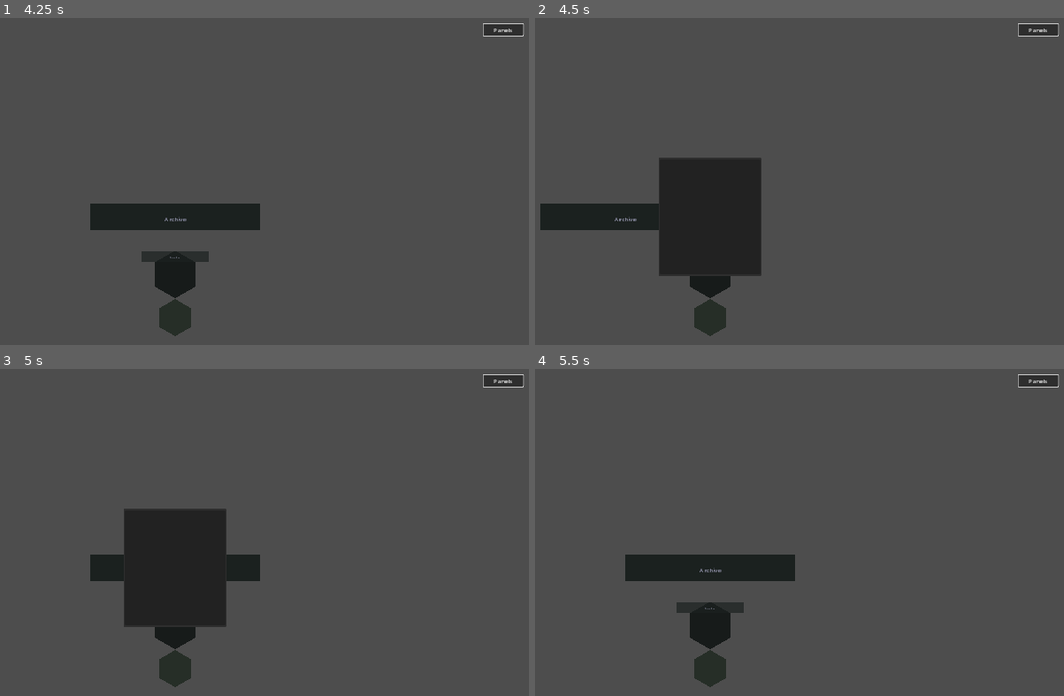
Above: before the commit, frames 1-4 (two rows, left to right).
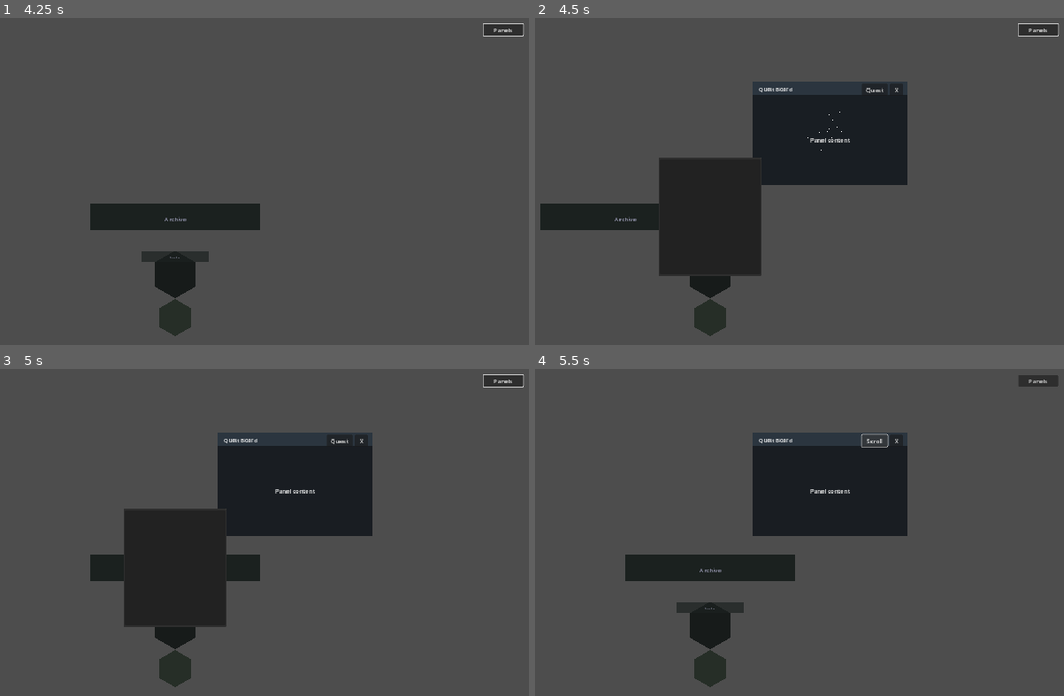
Above: after the commit, the same moments.

Repository: Kiriketsuki/agenKic-orKistrator
Game: Godot game, scene res://scenes/main.tscn
Same seed, same stepped clock (60 frames per second), same inputs: the game is played once before the commit and once after it.
Inputs (mouse positions are in pixels of both pictures, inside the frame that each line leads up to):
- Up to frame 1 (4.25 s): click "Panels" at 0.5 s; tap Enter at 1.25, 2.75 s; move the mouse to (333, 197) at 1.27 s; hold E (rotate_right) 1.28-2 s; hold K (toggle_quest_board, bound only after the commit) 1.28-2 s; click (333, 197) at 1.42 s; tap Space at 2, 3.5 s; drag from (31, 237) to (137, 295) at 2.02 s; move the mouse to (243, 129) at 2.77 s; hold E (rotate_right) 2.78-3.5 s; hold W (scroll_up) 2.78-3.5 s; tap K (toggle_quest_board, bound only after the commit) at 3.05 s; drag from (137, 295) to (outside the picture) at 3.52 s
- Up to frame 2 (4.5 s): tap Enter at 4.25 s; move the mouse to (921, 276) at 4.27 s; hold Q (rotate_left) from 4.28 s (still down); hold K (toggle_quest_board, bound only after the commit) from 4.28 s (still down)
- Up to frame 3 (5 s): keep holding Q (rotate_left); keep holding K (toggle_quest_board, bound only after the commit); tap F (panel_fullscreen) at 4.9 s
- Up to frame 4 (5.5 s): release Q (rotate_left) at 5 s; release K (toggle_quest_board, bound only after the commit) at 5 s; click (873, 440) at 5 s, where only the run after the commit has a clickable "Quest"

Frame 1 is identical in both runs. In frame 2, 9.1% of the frame differs, in the area x 41-71%, y 19-52%; in frame 3, 9.1%; in frame 4, 9.3%, in the area x 41-100%, y 1-52%.
Error after the commit: Parse Error: Preload file "res://scenes/quest_board_view.tscn" does not exist. (res://scripts/panels/panel_content_router.gd:10)

Commit message:
feat(panels): quest-board singleton panel + K hotkey (#118)
Adds the toggle_quest_board input action (K, keycode 75 — verified
free against the existing W/S/Q/E/M/Tab/F/Ctrl+T/Ctrl+\/Ctrl+Shift+R/P
bindings). PanelManager gains QUEST_BOARD_PANEL_ID, open_quest_board()
(empty agent_id, so _save_layout's mode_preferences write and
_validated_mode's scroll/terminal check are never involved) and
_toggle_quest_board(). PanelContentRouter gains a "quest" mode that
mounts quest_board_view.tscn via the standard
setup(panel, agent_data, bridge) convention (agent_data is null).

Character-key hotkeys (f/p/k) are now gated behind a new
_focus_owner_accepts_text() guard (LineEdit/TextEdit focus, or a live
godot-xterm Terminal) so the quest board's text fields — the panel
framework's first in-panel text entry — never leak keystrokes into
global hotkeys. This also closes a latent hazard on the pre-existing
f/p bindings that this task's text fields are the first to expose.

Diff:
--- a/godot/project.godot
+++ b/godot/project.godot
@@ -85,3 +85,7 @@
 "deadzone": 0.5,
 "events": [Object(InputEventKey,"resource_local_to_scene":false,"resource_name":"","device":-1,"window_id":0,"alt_press …(193 unchanged characters)…
 }
+toggle_quest_board={
+"deadzone": 0.5,
+"events": [Object(InputEventKey,"resource_local_to_scene":false,"resource_name":"","device":-1,"window_id":0,"alt_pressed":false,"shift_pressed":false,"ctrl_pressed":false,"meta_pressed":false,"pressed":false,"keycode":75,"physical_keycode":0,"key_label":0,"unicode":107,"location":0,"echo":false,"script":null)]
+}
--- a/godot/scripts/panel_manager.gd
+++ b/godot/scripts/panel_manager.gd
@@ -19,6 +19,10 @@
 const SCROLL_PANEL_ID: String = "spell-scroll"
 const SCROLL_WIDTH_RATIO: float = 0.4
 const SCROLL_SLIDE_DURATION: float = 0.28
+
+## Singleton panel id for the quest board (#118) — a non-agent panel (empty
+## agent_id) mounted via PanelContentRouter's "quest" mode.
+const QUEST_BOARD_PANEL_ID: String = "quest-board"
 
 var master_ratio: float = MASTER_RATIO_DEFAULT
 var left_tree: DwindleTree = DwindleTree.new("left")
@@ -306,7 +310,15 @@
 
 
 func _handle_hotkeys(event: InputEvent) -> void:
-	if event.is_action_pressed("panel_fullscreen") and _active_panel != null:
+	# Character-key hotkeys (f/p/k) must never fire while the user is typing
+	# into a text field — the quest board (#118) introduces the panel
+	# framework's first in-panel text-entry form, which first exposes this
+	# pre-existing latent hazard (PanelManager._handle_hotkeys runs in
+	# _input(), before GUI focus consumes the key in _gui_input). Ctrl-chord
+	# and non-character actions below are left ungated, matching prior
+	# behavior.
+	var typing: bool = _focus_owner_accepts_text()
+	if event.is_action_pressed("panel_fullscreen") and not typing and _active_panel != null:
 		_active_panel.toggle_fullscreen()
 		get_viewport().set_input_as_handled()
 	elif event.is_action_pressed("ui_cancel"):
@@ -321,8 +333,11 @@
 	elif event.is_action_pressed("reset_panel_layout"):
 		reset_layout()
 		get_viewport().set_input_as_handled()
-	elif event.is_action_pressed("toggle_panel_menu"):
+	elif event.is_action_pressed("toggle_panel_menu") and not typing:
 		_toggle_panel_menu()
+		get_viewport().set_input_as_handled()
+	elif event.is_action_pressed("toggle_quest_board") and not typing:
+		_toggle_quest_board()
 		get_viewport().set_input_as_handled()
 	elif event.is_action_pressed("toggle_terminal"):
 		# Do not steal Ctrl+T away from a focused live-PTY terminal: a shell,
@@ -354,6 +369,21 @@
 	return false
 
 
+## True when the viewport's current keyboard focus owner is a text-entry
+## Control (LineEdit/TextEdit) or a live godot-xterm Terminal — i.e. typed
+## characters should reach that widget rather than being intercepted here as
+## a global single-key hotkey. Introduced by the quest board (#118), whose
+## form fields are the panel framework's first in-panel text entry.
+func _focus_owner_accepts_text() -> bool:
+	var viewport: Viewport = get_viewport()
+	if viewport == null:
+		return false
+	var focus_owner: Control = viewport.gui_get_focus_owner()
+	if focus_owner is LineEdit or focus_owner is TextEdit:
+		return true
+	return _focus_owner_is_live_terminal()
+
+
 ## Ctrl+T global toggle — flips the scroll-singleton panel (falling back to
 ## whichever panel is currently focused) between "scroll" and "terminal"
 ## mode, mirroring the Disenchant/Enchant buttons. Routes through
@@ -534,6 +564,22 @@
 
 func _open_agent_panel(agent_id: String) -> void:
 	open_scroll_panel(agent_id)
+
+
+## Opens (or focuses) the singleton quest-board panel (#118). Uses an empty
+## agent_id deliberately — the quest board is not scoped to any agent, so
+## _save_layout()'s `if not agent_id.is_empty()` guard never writes a
+## mode_preferences entry for it, and _validated_mode() (which only allows
+## "scroll"/"terminal") is never consulted for this panel's mode.
+func open_quest_board() -> PanelBase:
+	return open_panel(QUEST_BOARD_PANEL_ID, "Quest Board", "", "quest")
+
+
+func _toggle_quest_board() -> void:
+	if panels_by_id.has(QUEST_BOARD_PANEL_ID):
+		close_panel(QUEST_BOARD_PANEL_ID)
+	else:
+		open_quest_board()
 
 
 ## Opens (or retargets) the singleton spell-scroll panel for `agent_id`.
--- a/godot/scripts/panels/panel_content_router.gd
+++ b/godot/scripts/panels/panel_content_router.gd
@@ -7,6 +7,7 @@
 
 const SPELL_SCROLL_SCENE: PackedScene = preload("res://scenes/spell_scroll_view.tscn")
 const TERMINAL_SCENE: PackedScene = preload("res://scenes/terminal_view.tscn")
+const QUEST_BOARD_SCENE: PackedScene = preload("res://scenes/quest_board_view.tscn")
 const INJECTED_CONTENT_NAME: String = "InjectedContent"
 const CONTENT_MARGIN_DEFAULT: int = 12
 
@@ -40,6 +41,17 @@
 			content_root.add_child(terminal_view)
 			if terminal_view.has_method("setup"):
 				terminal_view.call("setup", panel, agent_data, bridge)
+		"quest":
+			if placeholder != null:
+				placeholder.visible = false
+			_set_content_margins(content_root, 0)
+			var quest_view: Control = QUEST_BOARD_SCENE.instantiate() as Control
+			quest_view.name = INJECTED_CONTENT_NAME
+			content_root.add_child(quest_view)
+			if quest_view.has_method("setup"):
+				# agent_data is always null for the quest board — it is not
+				# agent-scoped (see PanelManager.open_quest_board()).
+				quest_view.call("setup", panel, agent_data, bridge)
 		_:
 			# Genuinely unknown mode — fall back to the generic placeholder.
 			_set_content_margins(content_root, CONTENT_MARGIN_DEFAULT)
